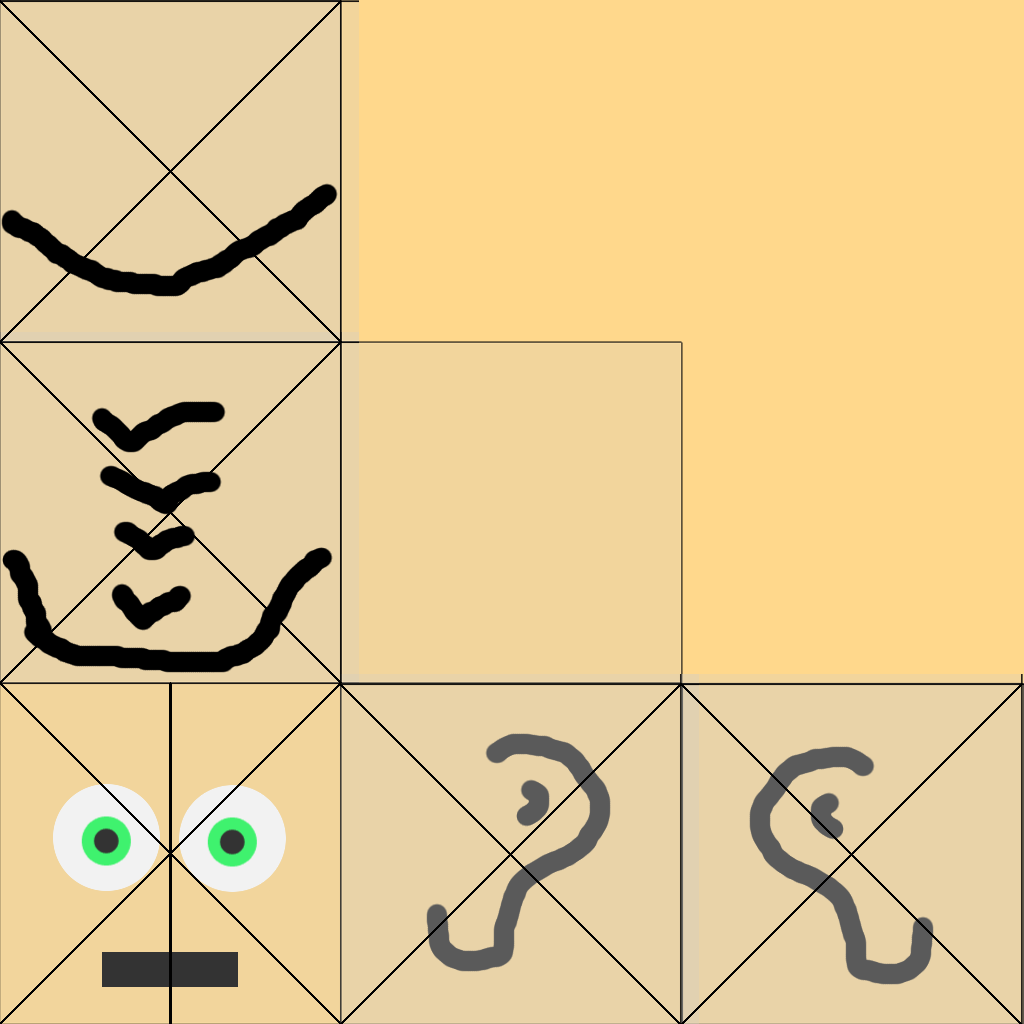
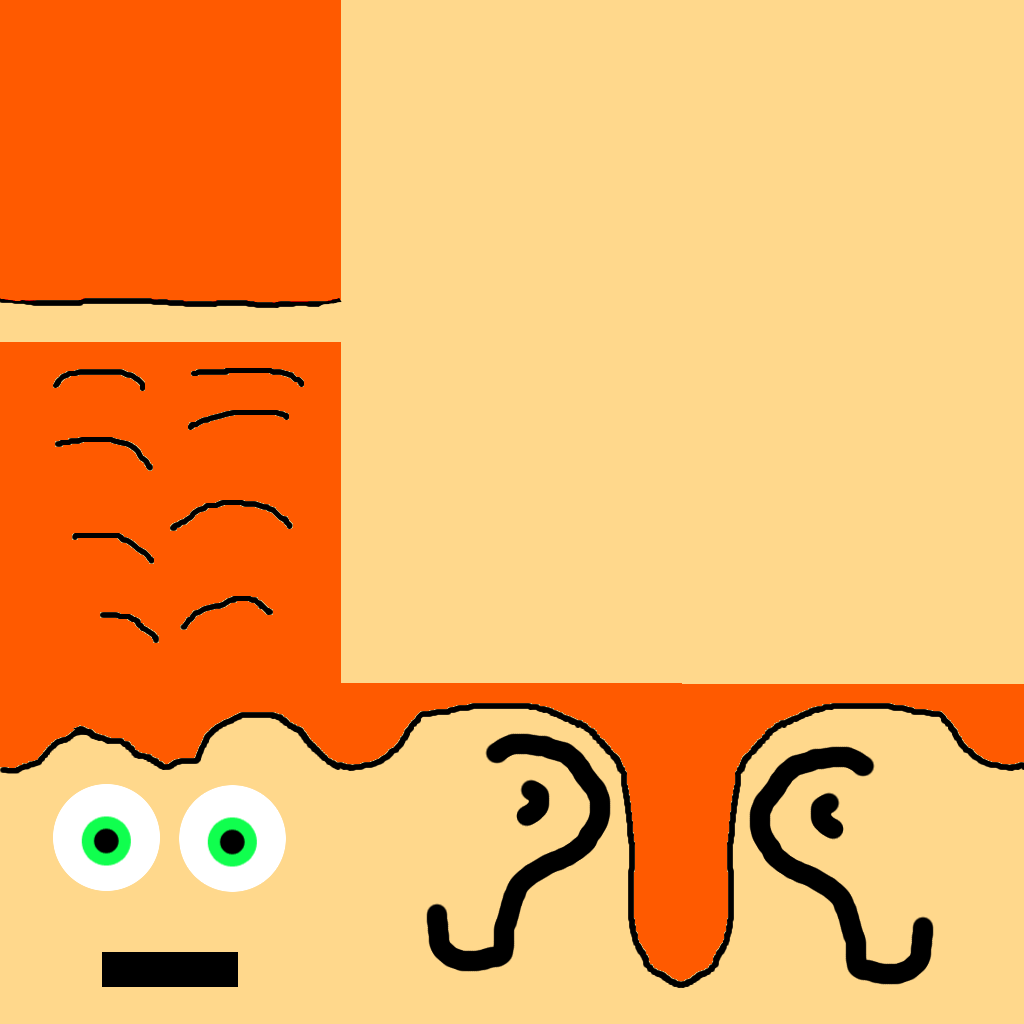
Layered file, before and after one edit (1024x1024). Changes by layer:
hid "layout", moved it above "hair" over bbox(0, 0, 1024, 1024)
added layer "hair" above "back" over bbox(0, 0, 1024, 988)
hid "back" over bbox(1, 183, 338, 673)
